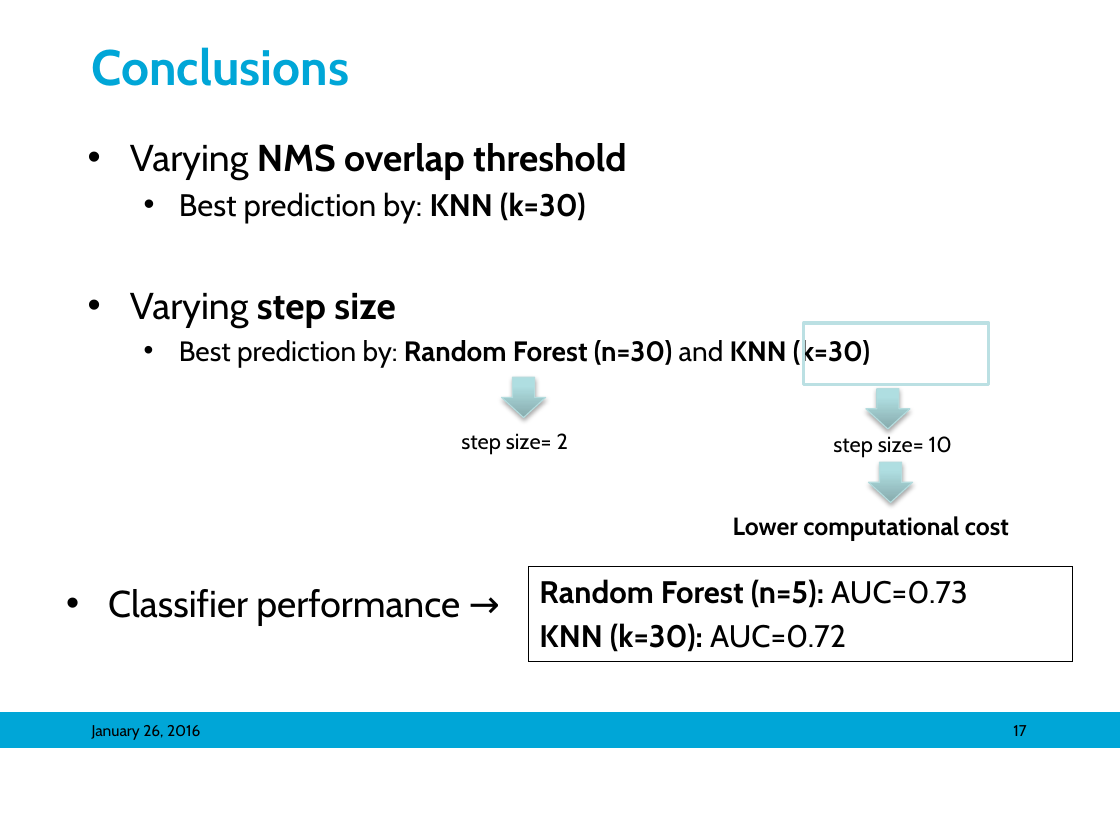
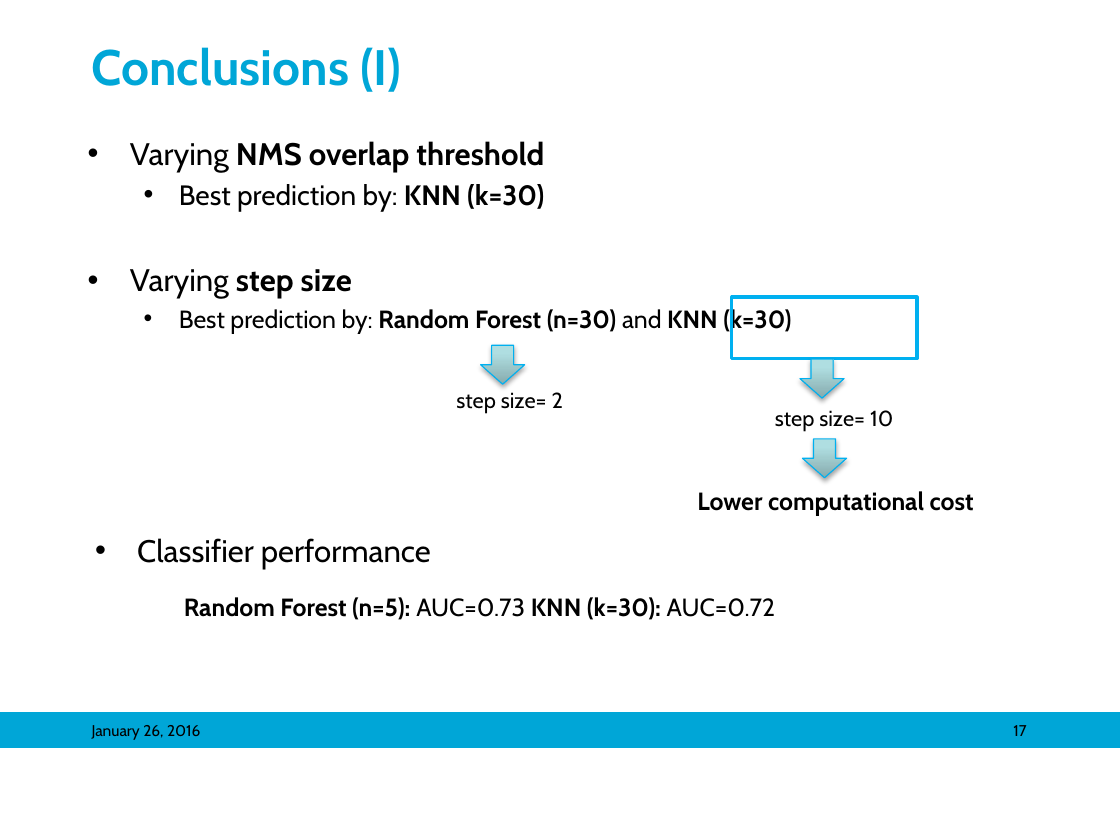
Before and after one commit to mariasv/MM_MedVis_Project, a slide deck: slide 17 of ppt/Object Detection in Medical Images_maria.pptx. Drawn at 1120x840 pixels with LibreOffice and Linux fonts; fonts in the diff are those of the drawing; background and template pictures are left out. Boxes give left, top, right and bottom in pixels: in the first picture for what was removed or moved away, otherwise in the second. Text is boxed around its words. In the diff, an @@ line names an element or a change of style, - is before the commit and + after.

Commit message:
last ppt

```diff
--- a/ppt/Object Detection in Medical Images_maria.pptx
+++ b/ppt/Object Detection in Medical Images_maria.pptx
@@ title at (92, 47, 401, 92): text changed @@
-Conclusions
+Conclusions (I)
@@ text "Varying NMS overlap threshold" at (130, 141, 791, 333): size 24 to 20 pt in "Varying NMS overlap threshold", "Varying step size"; size 20 to 18 pt in "Best prediction by: KNN (k=30)"; size 18 to 16 pt in "Best prediction by: Random Forest (n=30) and ..." @@
@@ rectangle: place and size @@
-rectangle at (804, 323, 989, 384)
+rectangle at (732, 297, 917, 358)
@@ rectangle at (732, 297, 917, 358): outline #BBE0E3 2 pt to #00B0F0 2 pt @@
@@ down arrow: place and size @@
-down arrow at (502, 377, 545, 418)
+down arrow at (480, 345, 524, 384)
@@ text "step size= 2": place and size @@
-text "step size= 2" at (461, 433, 568, 455)
+text "step size= 2" at (456, 392, 563, 414)
@@ outline #B6DCDF 0.75 pt to #00B0F0 0.75 pt in 3 elements at (480, 345, 524, 384), (803, 439, 847, 478), (800, 360, 843, 399) @@
@@ down arrow: place and size @@
-down arrow at (866, 389, 909, 429)
+down arrow at (800, 360, 843, 399)
@@ text "step size= 10": place and size @@
-text "step size= 10" at (833, 436, 952, 457)
+text "step size= 10" at (775, 410, 893, 432)
@@ down arrow: place and size @@
-down arrow at (868, 463, 912, 503)
+down arrow at (803, 439, 847, 478)
@@ text "Lower computational cost": place and size @@
-text "Lower computational cost" at (733, 516, 1009, 541)
+text "Lower computational cost" at (697, 491, 974, 515)
@@ text at (137, 538, 431, 569): text changed; size 24 to 20 pt @@
-• Classifier performance →
+• Classifier performance
@@ text "Random Forest (n=5): AUC=0.73 KNN ...": place and size @@
-text "Random Forest (n=5): AUC=0.73 KNN ..." at (529, 567, 1073, 661)
+text "Random Forest (n=5): AUC=0.73 KNN ..." at (184, 597, 775, 620)
@@ text "Random Forest (n=5): AUC=0.73 KNN ..." at (184, 597, 775, 620): outline #000000 0.75 pt to none @@
@@ text at (184, 597, 775, 620): text changed; size 20 to 16 pt @@
-Random Forest (n=5): AUC=0.73
-KNN (k=30): AUC=0.72
+Random Forest (n=5): AUC=0.73 KNN (k=30): AUC=0.72
```
Also in this commit, not shown: 6 other slides changed, 2 slides added.
